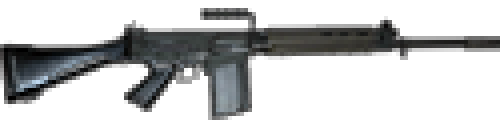
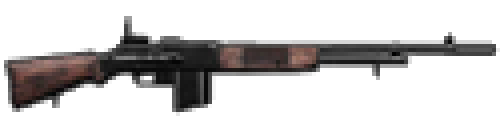
Comparing the layer stacks of the two 500 x 128 images. Changes:
added layer "Layer 11" in group "Group 1" over box(4, 16, 496, 112)
hid "Layer 7" over box(0, 8, 500, 120)
